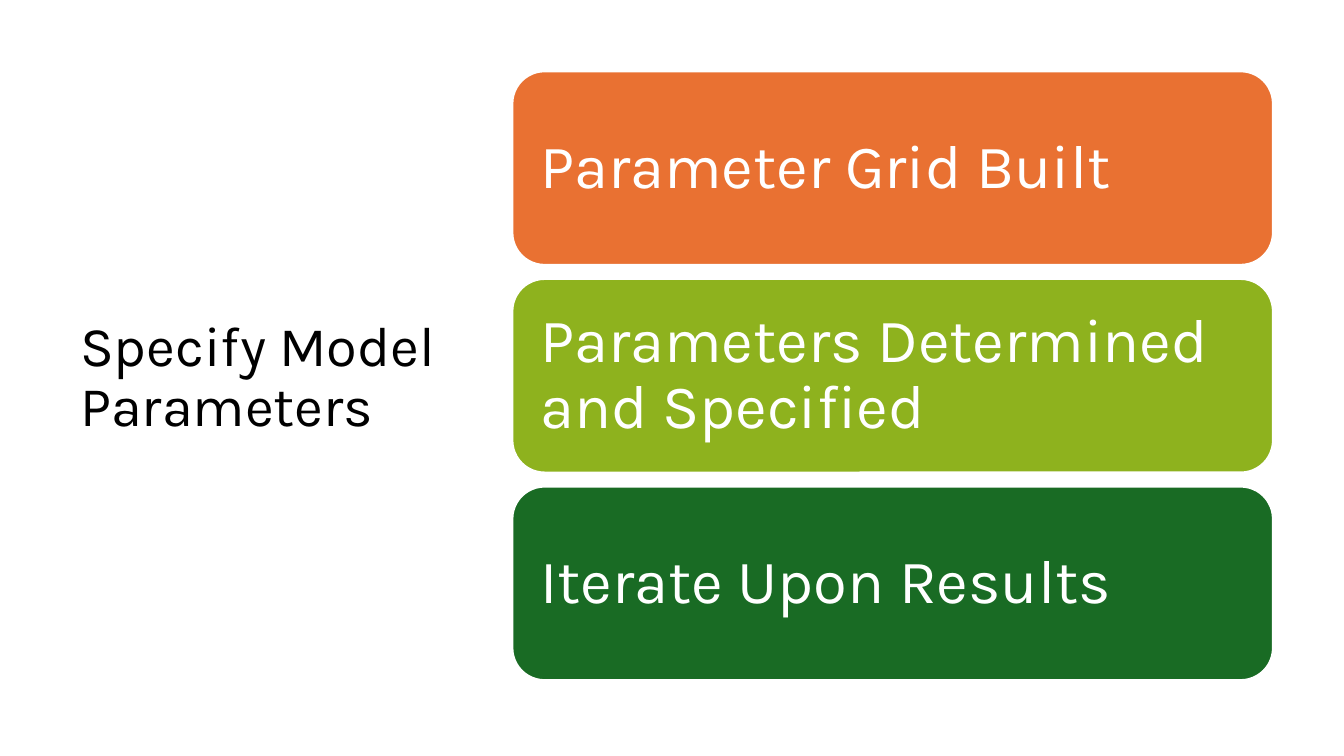
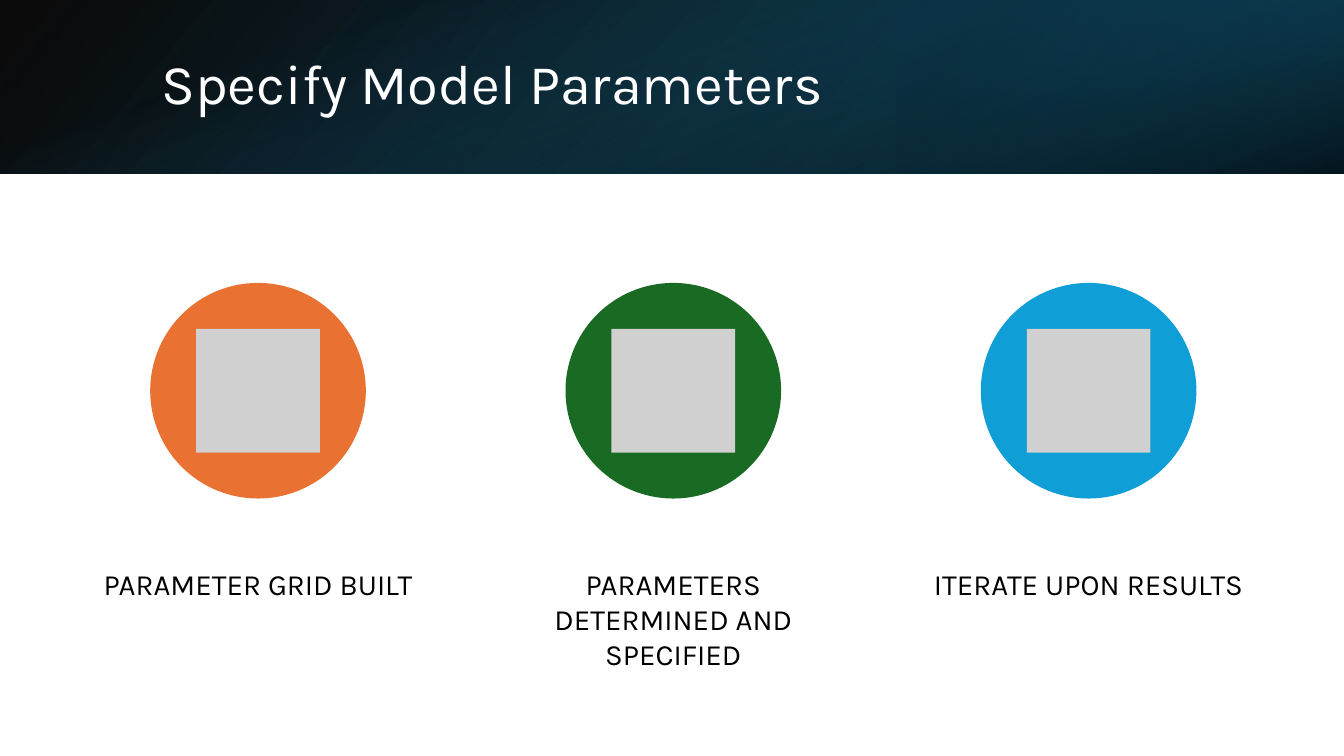
Before and after one commit to tkoche3/ISDS7075, a slide deck: slide 14 of ISDS 7075 Final Presentation.pptx (slide 15 before the commit). Drawn at 1344x756 pixels with LibreOffice and Linux fonts; fonts in the diff are those of the drawing; grey boxes stand for pictures. Boxes give left, top, right and bottom in pixels: in the first picture for what was removed or moved away, otherwise in the second. Text is boxed around its words. In the diff, an @@ line names an element or a change of style, - is before the commit and + after.

Commit message:
Formatting

```diff
--- a/ISDS 7075 Final Presentation.pptx
+++ b/ISDS 7075 Final Presentation.pptx
@@ rectangle added at bbox=[0, 0, 1344, 173], fill gradient #000000 to #104862 @@
@@ rectangle added at bbox=[0, 1, 1343, 174], fill gradient #156082 to #000000 @@
@@ rectangle added at bbox=[896, 0, 1344, 173], fill gradient #0B3041 to #156082 @@
@@ title "Specify Model Parameters": place and size @@
-title "Specify Model Parameters" at bbox=[80, 327, 434, 427]
+title "Specify Model Parameters" at bbox=[161, 65, 822, 118]
@@ title "Specify Model Parameters" at bbox=[161, 65, 822, 118]: text colour #000000 to #FFFFFF @@
@@ rounded rectangle removed at bbox=[512, 72, 1273, 265] @@
@@ rounded rectangle removed at bbox=[512, 279, 1273, 473] @@
@@ group added at bbox=[150, 283, 1197, 499]: 3 ellipses, 3 pictures @@
@@ rounded rectangle removed at bbox=[512, 487, 1273, 681] @@
@@ vertical alignment middle to top in 3 elements at bbox=[934, 576, 1243, 596], bbox=[104, 576, 413, 596], bbox=[554, 576, 792, 666] @@
@@ text at bbox=[104, 576, 413, 596]: text changed; size 44 to 21 pt; text colour #FFFFFF to #000000 @@
-Parameter Grid Built
+PARAMETER GRID BUILT
@@ text at bbox=[554, 576, 792, 666]: text changed; size 44 to 21 pt; text colour #FFFFFF to #000000 @@
-Parameters Determined and Specified
+PARAMETERS DETERMINED AND SPECIFIED
@@ text at bbox=[934, 576, 1243, 596]: text changed; size 44 to 21 pt; text colour #FFFFFF to #000000 @@
-Iterate Upon Results
+ITERATE UPON RESULTS
```
Also in this commit, not shown: 11 other slides changed, 2 slides added, 4 slides removed.
